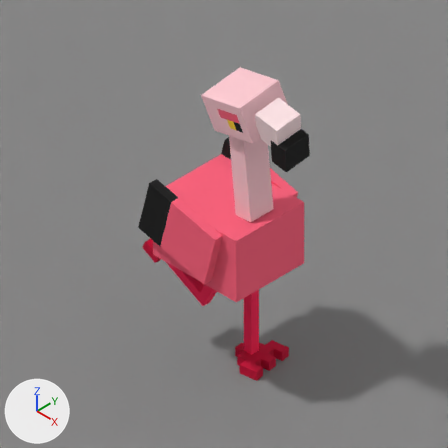
The Blender file 02 Animals/26-006 · American Flamingo/blender/26-006 · American Flamingo.blend: old version first, new version second.
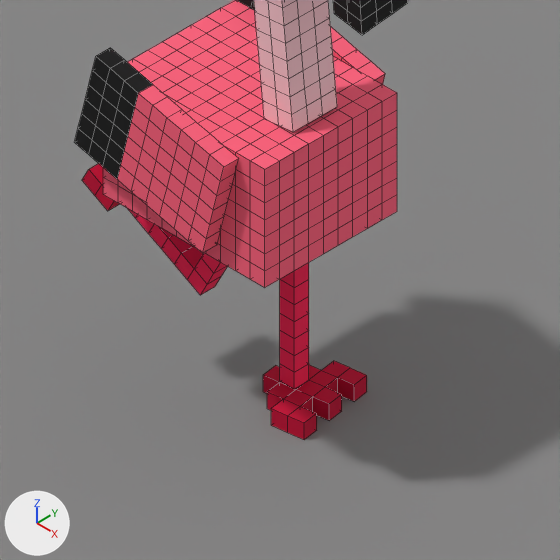
There are two pictures of each version: one from the file's camera 'CAM · ILL 1x1', one close up on the part from 22% to 87% of the width and 34% to 99% of the height. The lights are fixed; the arrows at lower left show +X, +Y and +Z. The first two pictures are the older version. The close-ups show mesh edges as thin lines.

The first close-up shows 'VF · beak', 'VF · body', 'VF · foot_l', 'VF · foot_r', 'VF · ground', 'VF · leg_l', 'VF · leg_r', 'VF · neck', 'VF · wing_l', 'VF · wing_r'.
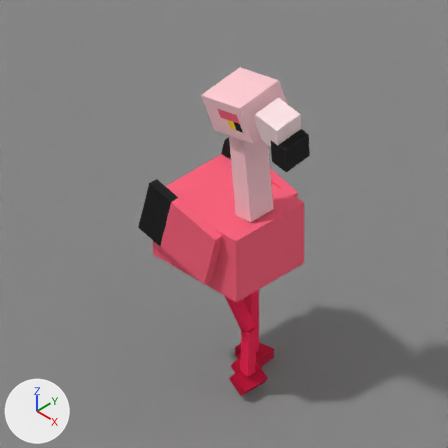
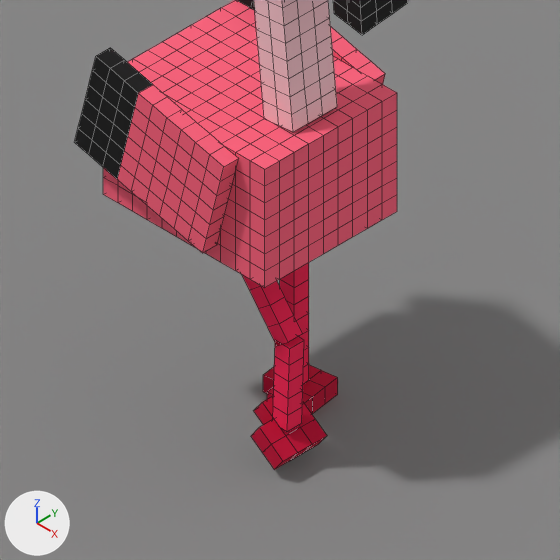
Changed parts and their boxes (x1, y1, x2, y2) in the close-ups (560 x 560 px):
'VF · foot_r', reshaped: before (263, 361, 367, 440); after (263, 365, 338, 414)
'VF · leg_l', reshaped, turned: before (127, 208, 228, 295); after (242, 275, 303, 345)
'VF · leg_r', reshaped: before (280, 263, 309, 389); after (280, 263, 309, 305)
'VF · foot_l', reshaped, moved, turned: before (82, 164, 119, 211); after (251, 396, 327, 470)
'VF · shin_l', added (red): after (273, 336, 304, 432)
part 2 of me_vf___foot_r, reshaped: before (271, 361, 367, 440); after (313, 388, 325, 413)
part 3 of me_vf___leg_l, cut back: before (127, 208, 203, 279); after (268, 315, 303, 345)
part 4 of me_vf___leg_r, built on (red): before (280, 297, 308, 389)

Edits to the bpy script that builds the scene:
```text
Change me_vf___foot_l:
    used by ob_vf___foot_l; location = (-0.091, -0.15, 1.084); rotation_euler = (0.0, 0.489, 0.0), in degrees (0, 28, 0)
    remove me_vf___foot_l.from_pydata(...)  # 24 vertices, 22 faces; spans x -0.15..0.05, y -0.15..0.15, z -0.05..0.05
    add me_vf___foot_l.from_pydata(...)  # 28 vertices, 26 faces; spans x -0.15..0.15, y -0.15..0.15, z -0.1..0.0
    me_vf___foot_l part 1: the whole mesh is rebuilt
Change me_vf___foot_r:
    used by ob_vf___foot_r; location = (0.65, 0.25, 0.1); rotation_euler = (0.0, 0.0, 0.14), in degrees (0, 0, 8)
    remove me_vf___foot_r.from_pydata(...)  # 48 vertices, 46 faces; spans x -0.15..0.25, y -0.25..0.25, z -0.1..0.0
    add me_vf___foot_r.from_pydata(...)  # 28 vertices, 26 faces; spans x -0.15..0.15, y -0.15..0.15, z -0.1..0.0
    me_vf___foot_r part 2
    20 vertices are removed from x 0.05..0.25, y -0.25..0.25, z -0.1..0.0
    23 faces are deleted
    3 new faces join them
Change me_vf___leg_l:
    used by ob_vf___leg_l; location = (0.65, -0.15, 1.2); rotation_euler = (0.0, 0.489, 0.0), in degrees (0, 28, 0)
    remove me_vf___leg_l.from_pydata(...)  # 44 vertices, 42 faces; spans x -0.55..0.05, y -0.05..0.05, z -0.5..0.0
    add me_vf___leg_l.from_pydata(...)  # 28 vertices, 26 faces; spans x -0.05..0.05, y -0.05..0.05, z -0.6..0.0
    me_vf___leg_l part 3
    20 vertices are removed from x -0.55..-0.15, y -0.05..0.05, z -0.5..-0.4
    22 faces are deleted
    4 vertices are added at (-0.05, -0.05, -0.6), (-0.05, 0.05, -0.6), (0.05, 0.05, -0.6), (0.05, -0.05, -0.6)
    6 new faces join them
Change me_vf___leg_r:
    used by ob_vf___leg_r; location = (0.65, 0.25, 1.2)
    remove me_vf___leg_r.from_pydata(...)  # 48 vertices, 46 faces; spans x -0.05..0.05, y -0.05..0.05, z -1.1..0.0
    add me_vf___leg_r.from_pydata(...)  # 28 vertices, 26 faces; spans x -0.05..0.05, y -0.05..0.05, z -0.6..0.0
    me_vf___leg_r part 4
    20 vertices are removed from x -0.05..0.05, y -0.05..0.05, z -1.1..-0.7
    21 faces are deleted
    1 new face joins them
Add me_vf___shin_l:
    me_vf___shin_l.from_pydata(...)  # 24 vertices, 22 faces; spans x -0.05..0.05, y -0.05..0.05, z -0.5..0.0
    me_vf___shin_l.materials.append(mat_vf___legs___rose_500)  # red #ff2056
Change ob_vf___foot_l:
    ob_vf___foot_l.location: (-0.091, -0.15, 1.084) -> (1.002, -0.15, 0.227)
    ob_vf___foot_l.rotation_euler: (0.0, 0.489, 0.0) -> (0.0, 0.628, 0.0)  # degrees (0, 28, 0) -> degrees (0, 36, 0)
Change ob_vf___leg_l:
    ob_vf___leg_l.rotation_euler: (0.0, 0.489, 0.0) -> (0.0, -0.663, 0.0)  # degrees (0, 28, 0) -> degrees (0, -38, 0)
Add ob_vf___shin_l:
    ob_vf___shin_l = bpy.data.objects.new('VF · shin_l', me_vf___shin_l)
    ob_vf___shin_l.location = (1.019, -0.15, 0.727)
    ob_vf___shin_l.rotation_euler = (0.0, 0.0349, 0.0)  # degrees (0, 2, 0)
```
